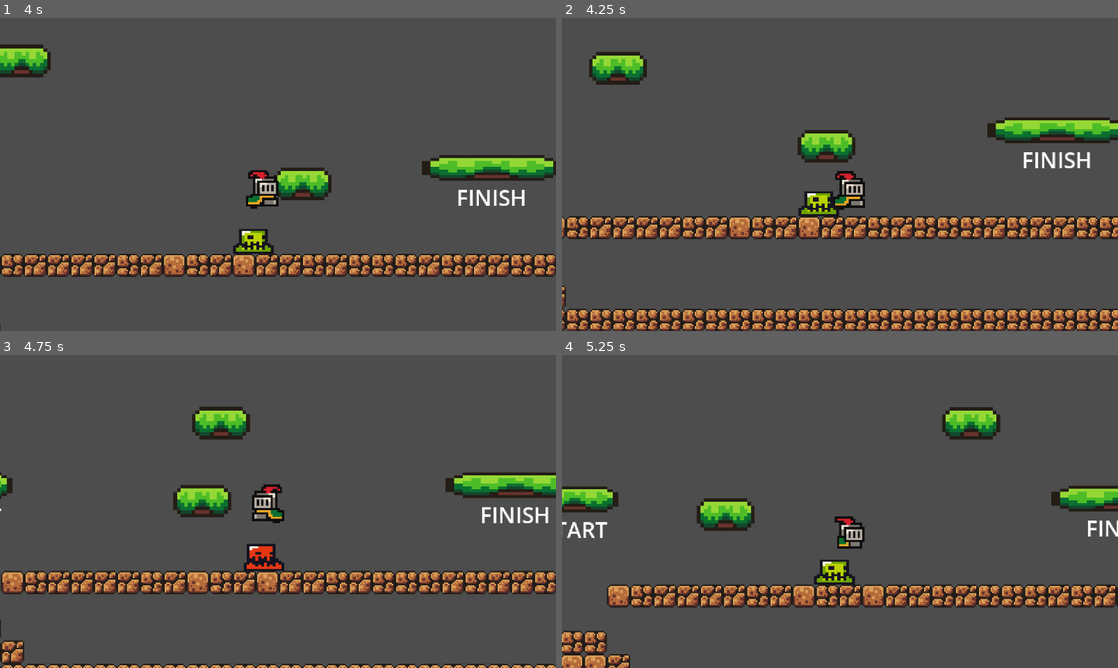
Above: before the commit, frames 1-4 (two rows, left to right).
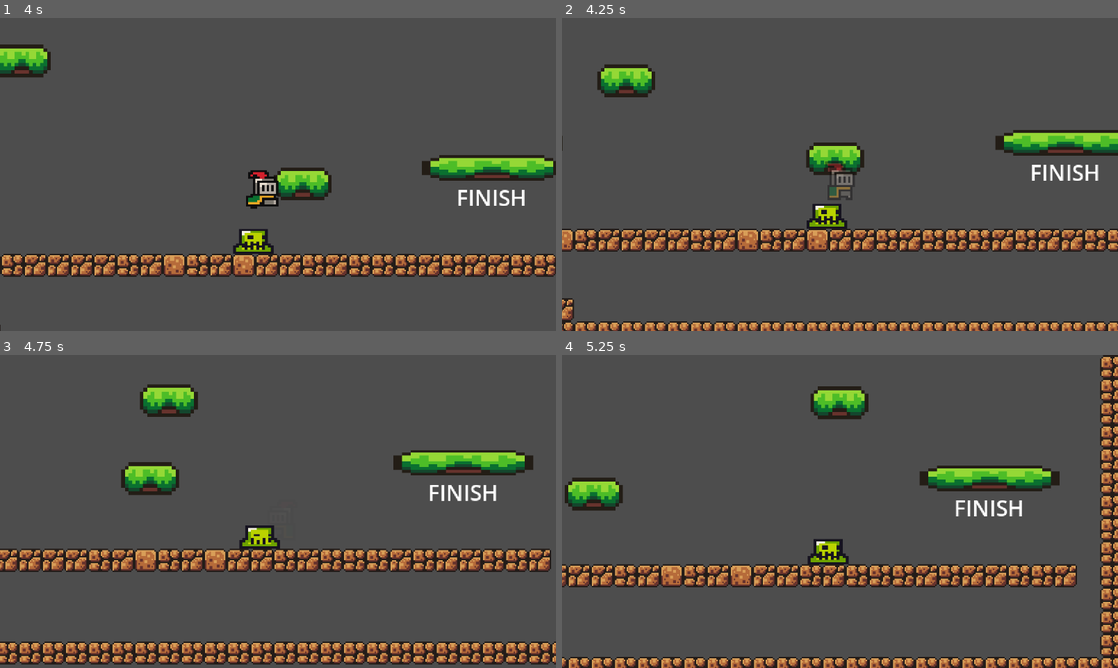
Above: after the commit, the same moments.

Repository: Klarnold/Task1
Game: Godot game, scene res://scenes/game/game.tscn
Two runs of this game, one before a commit and one after it. Both use one fixed random seed, a clock stepped at 60 frames per second and the inputs below.
Inputs (mouse positions are in pixels of both pictures, inside the frame that each line leads up to):
- Up to frame 1 (4 s): move the mouse to (400, 158) at 0.52 s; hold Right (right) 0.53-2.03 s; click (400, 158) at 0.6 s; tap Space (jump) at 0.77, 0.8, 1.07, 1.35, 1.52, 1.82, 2.3, 3.02, 3.32, 3.6, 3.77 s; move the mouse to (166, 190) at 1.27 s; click (166, 190) at 1.55 s; move the mouse to (333, 105) at 2.02 s; hold A (left) 2.03-2.78 s; click (333, 105) at 2.1 s; move the mouse to (250, 237) at 2.77 s; hold Right (right) from 2.78 s (still down); click (250, 237) at 2.85 s; move the mouse to (444, 221) at 3.52 s
- Up to frame 2 (4.25 s): keep holding Right (right); tap Space (jump) at 4.07 s
- Up to frame 3 (4.75 s): move the mouse to (111, 464) at 4.27 s; release Right (right) at 4.28 s; hold A (left) from 4.28 s (still down); click (111, 464) at 4.35 s; tap Space (jump) at 4.52 s
- Up to frame 4 (5.25 s): tap Space (jump) at 4.82 s; move the mouse to (867, 511) at 5.02 s; release A (left) at 5.03 s; hold Right (right) from 5.03 s (still down); click (867, 511) at 5.1 s

Frame 1 is identical in both runs. In frame 2, 23% of the frame differs, in the area x 0-100%, y 10-100%; in frame 3, 31%, in the area x 0-100%, y 9-100%; in frame 4, 27%.

Commit message:
Player
Made player to react on enemies' damage input and also added contact damage to a slime. "Player"  is fully done as a slime (enemy)

Diff:
--- a/simpleplatformer/elements/enemies/slime.tscn
+++ b/simpleplatformer/elements/enemies/slime.tscn
@@ -375,7 +375,7 @@
 
 [node name="HurtBoxArea" type="Area2D" parent="DamageBox"]
 collision_layer = 4
-collision_mask = 0
+collision_mask = 2
 
 [node name="HurtBoxShape" type="CollisionPolygon2D" parent="DamageBox/HurtBoxArea"]
 polygon = PackedVector2Array(-7, 0, -7, -4, -6, -4, -6, -5, -5, -5, -5, -11, 5, -11, 5, -5, 6, -5, 6, -4, 7, -4, 7, 0)
--- a/simpleplatformer/scripts/elements/enemis/enemy.gd
+++ b/simpleplatformer/scripts/elements/enemis/enemy.gd
@@ -4,7 +4,7 @@
 
 @onready var state: Globals.EnemyStateMachine = Globals.EnemyStateMachine.MOVE
 @onready var direction: int = 1
-@onready var health: int = 3
+@onready var health: float = Globals.ENEMY_MAX_HEALTH
 @onready var chase: bool = false
 @onready var cooldown: bool = false
 @onready var is_attacking: bool = false
@@ -55,7 +55,7 @@
 		Globals.EnemyStateMachine.ATTACK:
 			attack_state()
 		Globals.EnemyStateMachine.DAMAGED:
-			damaged_state(delta)
+			damaged_state()
 		Globals.EnemyStateMachine.DEATH:
 			death_state()
 
@@ -71,8 +71,7 @@
 		set_direction(-direction)
 	animation_player.play("move")
 	if chase and Globals.player:
-		if abs(Globals.player.position.x - position.x) > 20:
-			print("chase")
+		if abs(Globals.player.position.x - position.x) > 30:
 			set_direction(-Globals.get_direction(Globals.player.position, position))
 			velocity.x = lerp(velocity.x + Globals.ENEMY_SPEED*delta*direction, \
 		 	Globals.ENEMY_MAX_SPEED*direction*Globals.CHASE_SPEED_MODIFIER, 0.8)
@@ -88,14 +87,13 @@
 		cooldown = true
 		animation_player.play("attack")
 		await animation_player.animation_finished
-		print(state)
 		if has_node("CooldownTimer"):
 			cooldown_timer.start()
 		is_attacking = false
 		state = Globals.EnemyStateMachine.MOVE
 
 
-func damaged_state(delta: float):
+func damaged_state():
 	velocity.x = 0
 	animation_player.play("damaged")
 	await animation_player.animation_finished
--- a/simpleplatformer/scripts/elements/enemis/slime.gd
+++ b/simpleplatformer/scripts/elements/enemis/slime.gd
@@ -5,6 +5,7 @@
 @onready var player_seek_area: Area2D = $DamageBox/PlayerSeekArea
 @onready var player_seek_shape: CollisionShape2D = $DamageBox/PlayerSeekArea/PlayerSeekShape
 @onready var hit_box_area: Area2D = $DamageBox/HitBoxArea
+@onready var hit_box_shape: CollisionPolygon2D = $DamageBox/HitBoxArea/HitBoxShape
 
 
 # position, from where slime was attacked
@@ -21,15 +22,17 @@
 	chase_area.area_exited.connect(_on_chase_area_area_exited)
 	player_seek_area.area_entered.connect(_on_player_seek_area_area_entered)
 	hit_box_area.area_entered.connect(_on_hit_box_area_area_entered)
+	hurt_box_area.area_entered.connect(_on_hurt_box_area_area_entered)
 	chase_timer.timeout.connect(_on_chase_timer_timeout)
 	cooldown_timer.timeout.connect(_on_cooldown_timer_timeout)
 
 	# setting local tree nodes
 	chase_timer.wait_time = Globals.CHASE_TIME
 	cooldown_timer.wait_time = Globals.COOLDOWN_TIME
+	hit_box_shape.disabled = true
 
 
-func damaged_state(delta: float):
+func damaged_state():
 	velocity.x = 0
 	animation_player.play("damaged")
 	velocity.x = Globals.ENEMY_KNOCKBACK_SPEED * Globals.get_direction(attacked_pos, position)
@@ -40,7 +43,10 @@
 
 
 func take_damage(area: Area2D, attack_pos: Vector2, damage: float):
-	health -= 1
+	if area != hurt_box_area:
+		return
+
+	health -= damage
 	if health <= 0:
 		health = 0
 		state = Globals.EnemyStateMachine.DEATH
@@ -50,16 +56,18 @@
 
 
 func attack_dash_anim():
-	print(velocity.x)
 	velocity.x = Globals.ATTACK_DASH_SPEED*direction
-	print(velocity.x)
 	var tween: Tween = get_tree().create_tween()
 	tween.tween_property(self, "velocity:x", 0, 0.3)
 	await tween.finished
 
 
-func _on_hit_box_area_area_entered(player: Area2D):
-	print("player")
+func _on_hurt_box_area_area_entered(_player: Area2D):
+	Signals.emit_signal("player_is_hitted", position, Globals.ENEMY_DAMAGE)
+
+
+func _on_hit_box_area_area_entered(_player: Area2D):
+	Signals.emit_signal("player_is_hitted", position, Globals.ENEMY_DAMAGE)
 
 
 func _on_cooldown_timer_timeout():
@@ -68,16 +76,16 @@
 	player_seek_shape.disabled = false
 
 
-func _on_player_seek_area_area_entered(player: Area2D):
+func _on_player_seek_area_area_entered(_player: Area2D):
 	if state != Globals.EnemyStateMachine.ATTACK and !cooldown:
 		state = Globals.EnemyStateMachine.ATTACK
 
 
-func _on_chase_area_area_entered(player: Area2D):
+func _on_chase_area_area_entered(_player: Area2D):
 	chase = true
 
 
-func _on_chase_area_area_exited(player: Area2D):
+func _on_chase_area_area_exited(_player: Area2D):
 	chase_timer.start()
 
 
@@ -97,5 +105,6 @@
 	chase_area.area_exited.disconnect(_on_chase_area_area_exited)
 	player_seek_area.area_entered.disconnect(_on_player_seek_area_area_entered)
 	hit_box_area.area_entered.disconnect(_on_hit_box_area_area_entered)
+	hurt_box_area.area_entered.disconnect(_on_hurt_box_area_area_entered)
 	chase_timer.timeout.disconnect(_on_chase_timer_timeout)
 	cooldown_timer.timeout.disconnect(_on_cooldown_timer_timeout)
--- a/simpleplatformer/scripts/elements/player/player.gd
+++ b/simpleplatformer/scripts/elements/player/player.gd
@@ -26,15 +26,21 @@
 
 # onready variables
 @onready var state: PlayerStateMachine = PlayerStateMachine.MOVE
+@onready var health: float = Globals.MAX_HEALTH
+@onready var invisible: bool = false
 
 # variables
 var direction: float = 0
 var final_direction: int = 1 # for player's look direction
 var jump_allowed: bool = true
+var attacked_pos: Vector2
 
 
 func _ready() -> void:
-	# connecting signals
+	# connecting global signals
+	Signals.connect("player_is_hitted", _on_player_is_hitted)
+
+	# connecting "local" signals
 	coyot_jump_timer.timeout.connect(_on_coyot_jump_timer_timeout)
 	hit_box_area.area_entered.connect(_on_hit_box_area_area_entered)
 
@@ -45,7 +51,7 @@
 	hit_box_shape.disabled = true
 
 
-func _input(event: InputEvent) -> void:
+func _input(_event: InputEvent) -> void:
 	if Input.is_action_just_pressed("jump") and jump_allowed: # check for jump
 		state = PlayerStateMachine.JUMP
 	# check if attack pressed
@@ -63,9 +69,9 @@
 		PlayerStateMachine.ATTACK:
 			attack_state(delta)
 		PlayerStateMachine.DAMAGED:
-			pass
+			damaged_state(delta)
 		PlayerStateMachine.DEATH:
-			pass
+			death_state()
 
 	if !is_on_floor(): # basic gravity
 		if coyot_jump_timer.time_left == 0: # coyot jumpt for better UE
@@ -81,7 +87,8 @@
 												# and better animation
 
 	if direction != 0: # if pressing move buttons (left/right)
-		final_direction = direction
+		final_direction = -1 if direction < 0 else 1 # in case if "direction"
+													 # is exaclty equal 1 or -1
 		set_look(final_direction) # set player's look direction
 		if is_on_floor(): # check for animation and jump variable
 			animation_player.play("move")
@@ -112,9 +119,57 @@
 	state = PlayerStateMachine.MOVE
 
 
+func damaged_state(delta):
+	animation_player.play("damaged")
+	invisible_anim(Globals.PLAYER_INV_TIME)
+	velocity = Globals.PLAYER_DAMAGED_VELOCITY * delta
+	if attacked_pos.x - position.x > 0:
+		velocity.x *= -1
+	var tween: Tween = get_tree().create_tween()
+	tween.tween_property(self, "velocity:x", 0, 0.4)
+	await animation_player.animation_finished
+	state = PlayerStateMachine.MOVE
+
+
+func death_state():
+	set_physics_process(false)
+	Globals.disable_all(self)
+	animation_player.play("death")
+	await animation_player.animation_finished
+	queue_free()
+
+
 func set_look(_direction):
 	animated_sprite_2d.scale.x = _direction
 	damage_box.scale.x = _direction
+
+
+func take_damage(enemy_pos: Vector2, enemy_damage: float):
+	print("damaged")
+	if invisible:
+		return
+	attacked_pos = enemy_pos
+	if health - enemy_damage <= 0:
+		health = 0
+		state = PlayerStateMachine.DEATH
+	else:
+		health -= enemy_damage
+		state = PlayerStateMachine.DAMAGED
+
+
+func invisible_anim(time: float):
+	var tween: Tween = get_tree().create_tween()
+	tween.tween_property(animated_sprite_2d, "self_modulate:a", 0, 0.3)
+	tween.tween_property(animated_sprite_2d, "self_modulate:a", 1, 0.3)
+	tween.set_loops()
+	await get_tree().create_timer(time).timeout
+	animated_sprite_2d.self_modulate.a = 1
+	invisible = false
+	tween.kill()
+
+
+func _on_player_is_hitted(enemy_pos, enemy_damage):
+	take_damage(enemy_pos, enemy_damage)
 
 
 func _on_hit_box_area_area_entered(object_area: Area2D):
@@ -123,3 +178,8 @@
 
 func _on_coyot_jump_timer_timeout():
 	jump_allowed = is_on_floor()
+
+
+func _exit_tree() -> void:
+	coyot_jump_timer.timeout.disconnect(_on_coyot_jump_timer_timeout)
+	hit_box_area.area_entered.disconnect(_on_hit_box_area_area_entered)
--- a/simpleplatformer/scripts/globals/Globals.gd
+++ b/simpleplatformer/scripts/globals/Globals.gd
@@ -4,6 +4,14 @@
 # ...for all
 const VELOCITY_Y_MIN: float = -500
 const VELOCITY_Y_MAX: float = 500
+
+
+# ...for player
+
+const MAX_HEALTH: float = 3.0
+const PLAYER_INV_TIME: float = 2.0
+const PLAYER_DAMAGED_VELOCITY: Vector2 = Vector2(5000, -6000)
+
 
 # ...for enemies
 
@@ -14,6 +22,8 @@
 	DEATH
 }
 
+const ENEMY_MAX_HEALTH: float = 3.0
+const ENEMY_DAMAGE: float = 1.0
 const ATTACK_DASH_SPEED: float = 500
 const CHASE_SPEED_MODIFIER: float = 2
 const CHASE_TIME: float = 1.0
@@ -36,7 +46,6 @@
 
 func disable_all(main_node: Node):
 	if "disabled" in main_node:
-		print(main_node.name)
 		main_node.disabled = true
 	for node in main_node.get_children():
 		disable_all(node)
--- a/simpleplatformer/scripts/globals/Signals.gd
+++ b/simpleplatformer/scripts/globals/Signals.gd
@@ -1,4 +1,7 @@
 extends Node
 
+# signal emitted when the player hits an enemy
+signal enemy_is_hitted(area, pos, damage)
 
-signal enemy_is_hitted(area, pos, damage)
+# signal emitted when enemy/object hits the player
+signal player_is_hitted(pos , damage)
